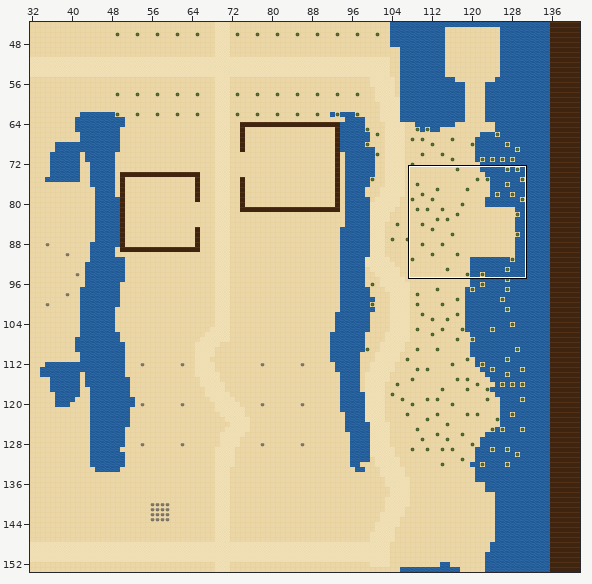
A Tiled map (JSON) gets an edit: maps/avalon.tmj. The picture above shows the old version from afar; the outline marks the close-up.
Close-up. Before the commit:
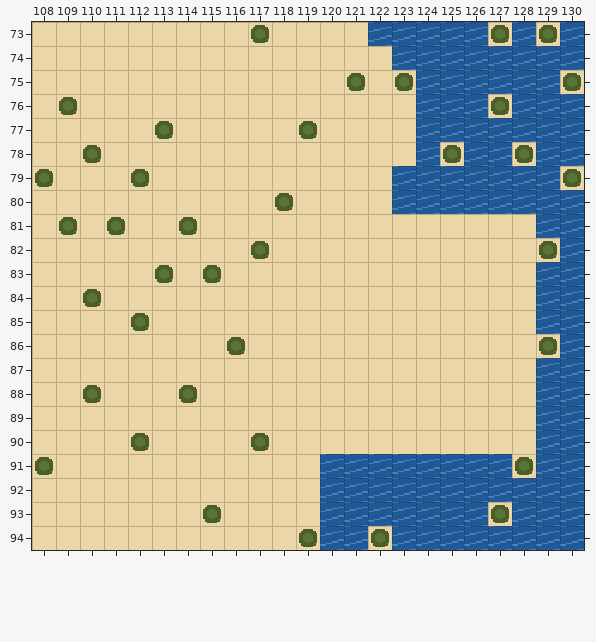
Cells are 16x16 px. Shown: x 108..130, y 73..94.
And afterwards:
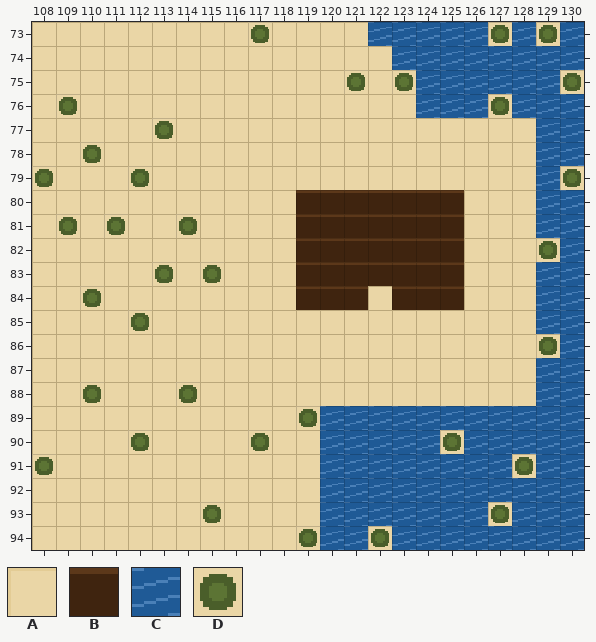
Key: from "draft": A 0, B 1, C 2, D 3.
_ is an empty cell.
Tiles replaced or removed in this view: A, C, D.
Edits made:
Changed rows in their new state; . is an unchanged cell.
Layer "ground":
first column x 116:
77 ...A....AAAAA
78 ........AAAAA
79 .......AAAAAA
80 ..ABBBBBBBAAA
81 ...BBBBBBB...
82 .A.BBBBBBB...
83 ...BBBBBBB...
84 ...BBB.BBB...
86 A............
89 ...DCCCCCCCCC
90 ....CCCCCDCCC
